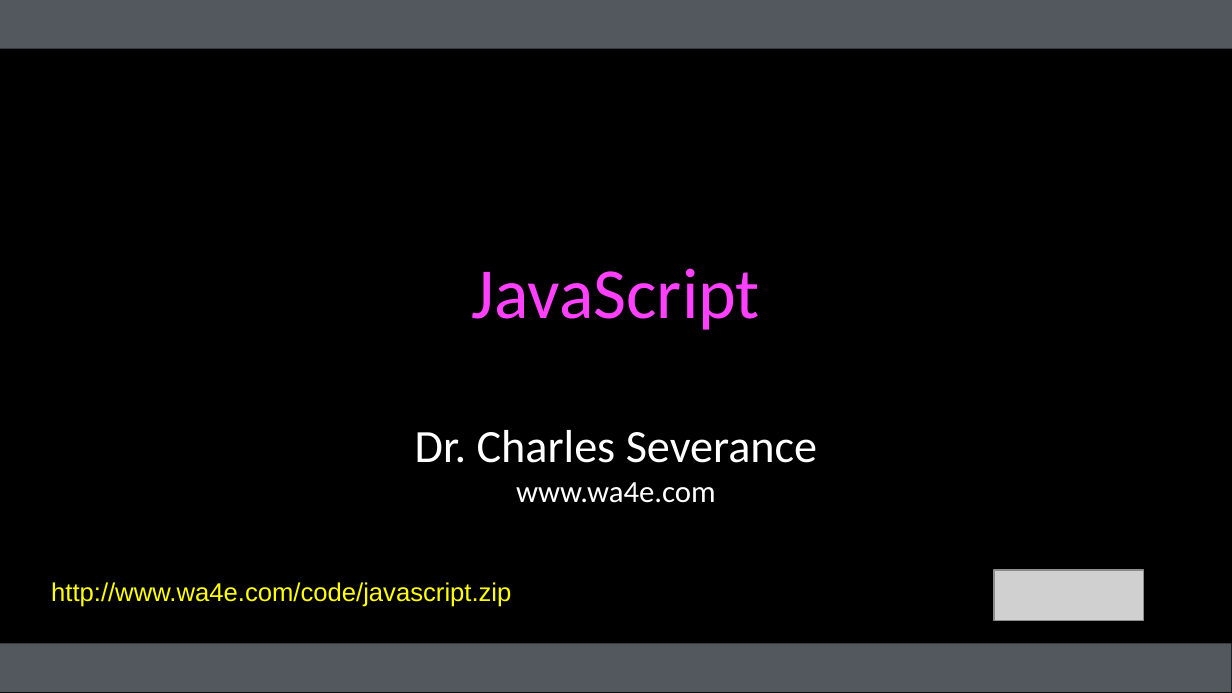
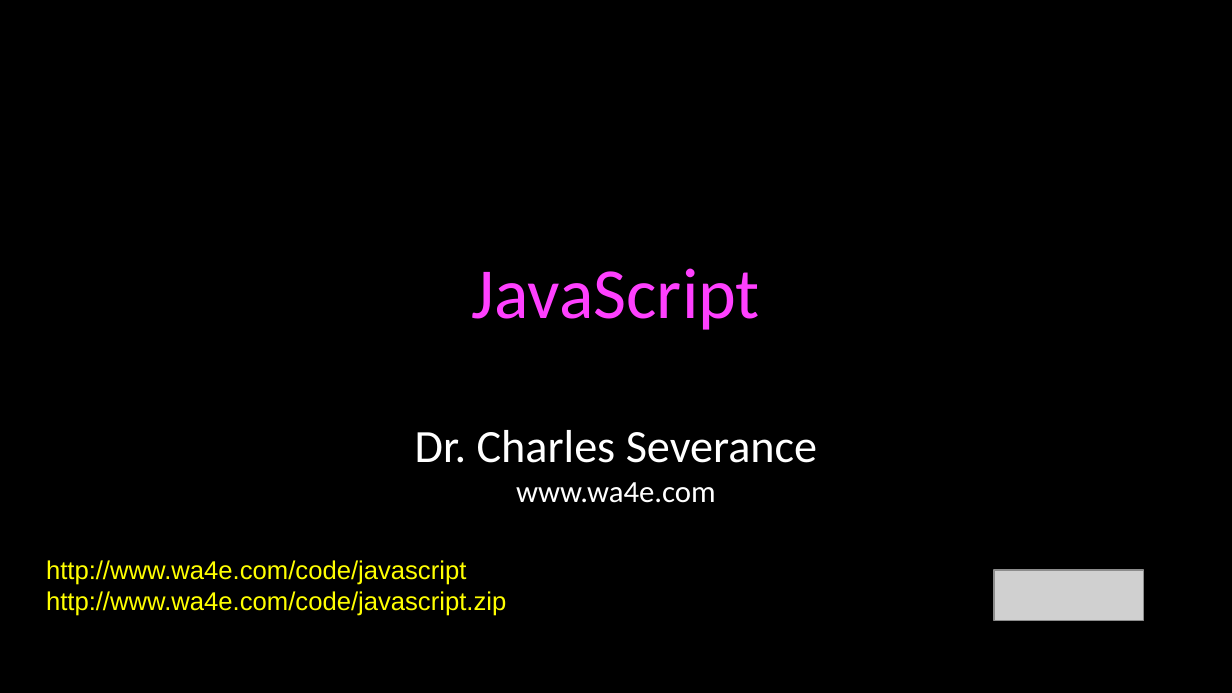
Before and after one commit to csev/wa4e, a slide deck: slide 1 of lectures/JS-01-JavaScript.ppt. Drawn at 1232x693 pixels with LibreOffice and Linux fonts; fonts in the diff are those of the drawing; grey boxes stand for pictures. Boxes give left, top, right and bottom in pixels: in the first picture for what was removed or moved away, otherwise in the second. Text is boxed around its words. In the diff, an @@ line names an element or a change of style, - is before the commit and + after.

```diff
--- a/lectures/JS-01-JavaScript.ppt
+++ b/lectures/JS-01-JavaScript.ppt
@@ rectangle removed at bbox=[0, 0, 1232, 49] @@
@@ text "http://www.wa4e.com/code/javascript": place and size @@
-text "http://www.wa4e.com/code/javascript" at bbox=[51, 582, 511, 607]
+text "http://www.wa4e.com/code/javascript" at bbox=[46, 560, 506, 616]
@@ text at bbox=[46, 560, 466, 585]: paragraph added @@
+http://www.wa4e.com/code/javascript
@@ rectangle at bbox=[0, 643, 1232, 692]: fill #53585F to #000000 @@
```
Also in this commit, not shown: 52 other slides changed, 1 slide added, 1 slide removed, 15 other files.
